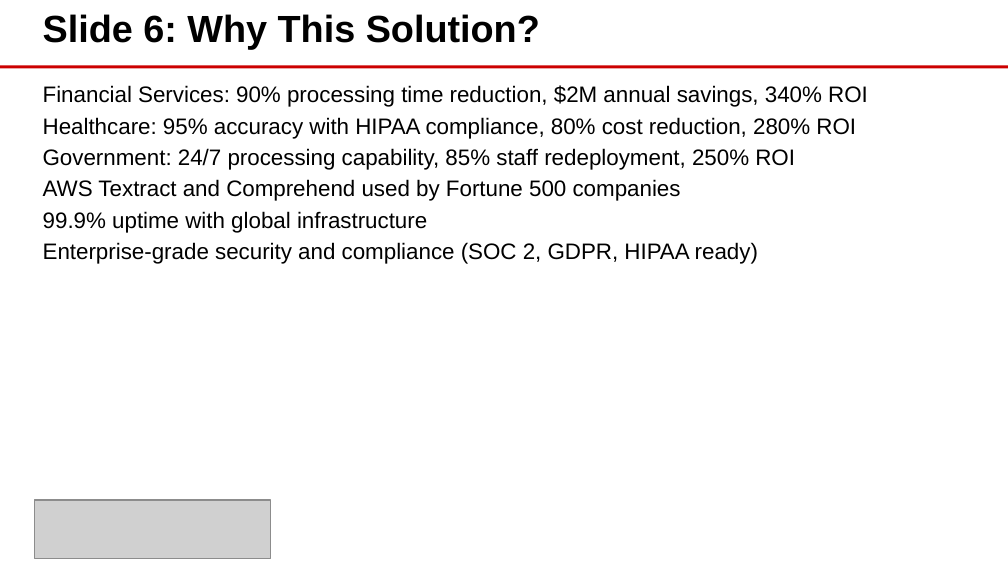
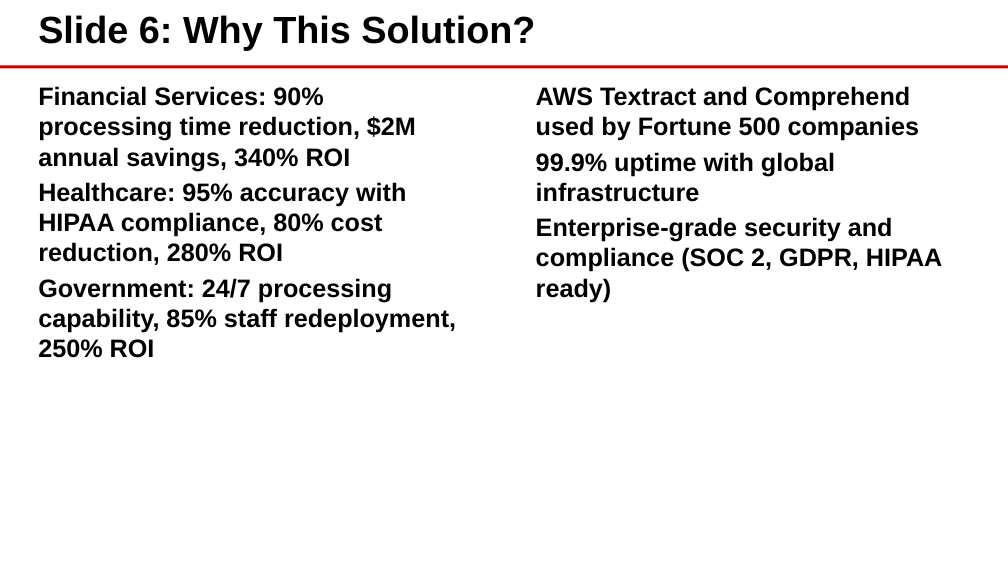
Before and after one commit to eoframework/solutions, a slide deck: slide 6 of solutions/aws/ai/intelligent-document-processing/presales/solution-briefing.pptx (slide 7 before the commit). Drawn at 1008x567 pixels with LibreOffice and Linux fonts; fonts in the diff are those of the drawing; grey boxes stand for pictures; background and template pictures are left out. Boxes give left, top, right and bottom in pixels: in the first picture for what was removed or moved away, otherwise in the second. Text is boxed around its words. In the diff, an @@ line names an element or a change of style, - is before the commit and + after.

Commit message:
Add hierarchical bullet support for PowerPoint presentations
Updates:
- Implement multi-level bullet indentation parsing in markdown (2 spaces = 1 level)
- Preserve line indentation during markdown parsing for accurate level detection
- Fix placeholder index mapping for EO Single Column layout (idx=14)
- Remove explicit color overrides to inherit template formatting
- Update solution briefing to use hierarchical structure (Opportunity/Success Criteria)
- Store bullets as (text, level) tuples for proper PowerPoint paragraph level assignment
- Regenerate presentations with updated formatting and structure

```diff
--- a/solutions/aws/ai/intelligent-document-processing/presales/solution-briefing.pptx
+++ b/solutions/aws/ai/intelligent-document-processing/presales/solution-briefing.pptx
@@ text "Slide 6: Why This Solution?": place and size @@
-text "Slide 6: Why This Solution?" at box(43, 14, 540, 50)
+text "Slide 6: Why This Solution?" at box(38, 15, 535, 50)
@@ text "Financial Services: 90% processing time ..." at box(38, 86, 456, 358): size 16 to 18 pt, bold on @@
@@ text added at box(536, 86, 942, 302), 18 pt, text #000000, bold @@
+AWS Textract and Comprehend used by Fortune 500 companies
+99.9% uptime with global infrastructure
+Enterprise-grade security and compliance (SOC 2, GDPR, HIPAA ready)
@@ text at box(43, 179, 758, 264): paragraphs removed @@
-AWS Textract and Comprehend used by Fortune 500 companies
-99.9% uptime with global infrastructure
-Enterprise-grade security and compliance (SOC 2, GDPR, HIPAA ready)
@@ picture removed at box(34, 500, 270, 558) @@
```
Also in this commit, not shown: 12 other slides changed, 2 slides added, 6 slides removed, 4 other files.
